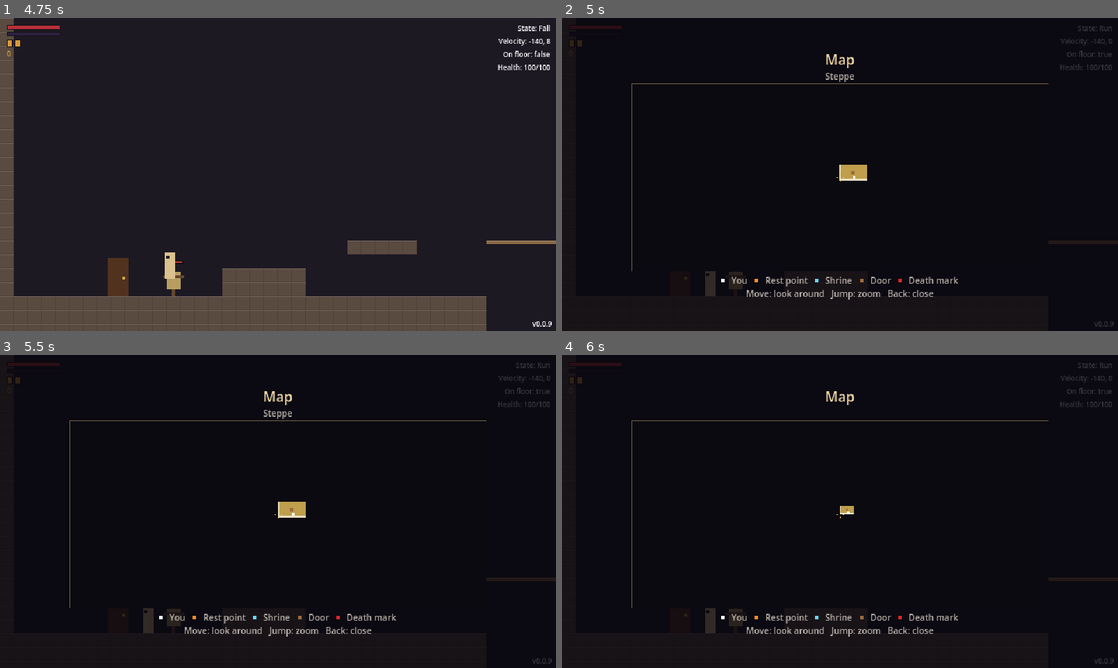
Above: before the commit, frames 1-4 (two rows, left to right).
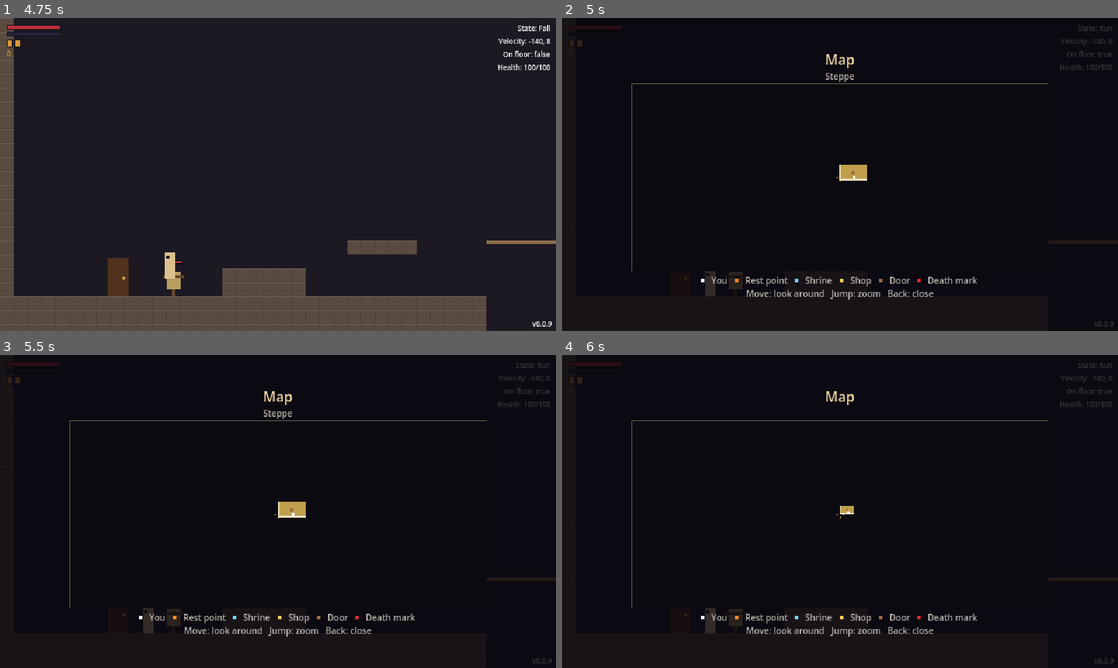
Above: after the commit, the same moments.

Repository: yuriisytnyk1996/The-Last-Sich
Game: Godot game, scene res://ui/menus/main_menu/main_menu.tscn
The game is run twice, just before and just after one commit, with the same random seed, the same clock (stepped at 60 frames per second) and the same inputs.
Inputs (mouse positions are in pixels of both pictures, inside the frame that each line leads up to):
- Up to frame 1 (4.75 s): click "New game" at 0.5 s; tap Enter at 1.25, 4.25 s; move the mouse to (400, 158) at 1.27 s; hold D (move_right) 1.28-2 s; tap E (interact) at 1.35, 3.05, 4.35 s; click (400, 158) at 1.42 s; tap Space (jump) at 1.52, 2.75, 4.52 s; drag from (166, 190) to (116, 277) at 2.02 s; move the mouse to (333, 105) at 2.77 s; hold D (move_right) 2.78-3.5 s; tap Shift (dash) at 2.85 s; click (333, 105) at 2.92 s; drag from (250, 237) to (172, 284) at 3.52 s; move the mouse to (444, 221) at 4.27 s; hold A (move_left) from 4.28 s (still down); click (444, 221) at 4.42 s
- Up to frame 2 (5 s): keep holding A (move_left); tap M (map) at 4.9 s
- Up to frame 3 (5.5 s): release A (move_left) at 5 s; drag from (278, 514) to (150, 621) at 5.02 s
- Up to frame 4 (6 s): tap Space (jump) at 5.75 s; move the mouse to (867, 511) at 5.77 s; hold S (move_down) from 5.78 s (still down); tap L (ranged) at 5.85 s; click (867, 511) at 5.92 s

Frame 1 is identical in both runs. In frame 2, 0.6% of the frame differs, in the area x 25-75%, y 82-86%; in frame 3, 0.6%; in frame 4, 0.6%.

Commit message:
feat(shops): add shop stands that sell items for currency
A shop stand holds one item at its own or the item's price. Interact
opens a buy page with the item, its price and the player's currency;
buying spends the currency, adds the item and leaves the stand empty for
good (saved). Stands already owned empty themselves for free. Shops show
as gold marks on the map, and the test house gets a shop with five items.

Diff:
--- a/levels/map/map_room.gd
+++ b/levels/map/map_room.gd
@@ -8,7 +8,7 @@
 ## player has been in are known, and the map only draws those.
 
 enum Side { NORTH, SOUTH, WEST, EAST }
-enum Mark { REST_POINT, SHRINE, DOOR, DEATH_MARK }
+enum Mark { REST_POINT, SHRINE, DOOR, DEATH_MARK, SHOP }
 
 ## An exit this close to an edge of `bounds` (px) is a door in that edge.
 const EDGE_MARGIN := 24
@@ -46,6 +46,8 @@
 			map_room.add_mark(cell, Mark.REST_POINT)
 		elif node is SkillShrine:
 			map_room.add_mark(cell, Mark.SHRINE)
+		elif node is ShopItem and not Mark.SHOP in map_room.marks.get(cell, []):
+			map_room.add_mark(cell, Mark.SHOP)
 	return map_room
 
 
--- /dev/null
+++ b/levels/objects/items/shop_item.gd
@@ -0,0 +1,53 @@
+class_name ShopItem
+extends InteractionArea
+## A shop stand with one item for sale. Pressing interact pauses the game
+## and opens a `BuyScreen` with the item, its price and the player's
+## currency. Once bought the stand is empty for good: the room saves that
+## through the `persistent` group. A stand whose item the player already
+## has (found elsewhere) empties itself when used.
+
+@export var item: Item
+## Price on this stand. Below 0 uses the item's own `price`.
+@export var price := -1
+
+var _sold := false
+
+
+func _ready() -> void:
+	super()
+	add_to_group(SaveManager.PERSISTENT_GROUP)
+
+
+func get_price() -> int:
+	return item.price if price < 0 else price
+
+
+func _activate(player: Node2D) -> void:
+	var buyer := player as Player
+	if _sold:
+		return
+	if buyer.inventory.owns(item):
+		_sell_out()
+		return
+	buyer.velocity.x = 0.0
+	var menu := PausingMenu.new()
+	menu.free_on_close = true
+	add_child(menu)
+	menu.open_screen(BuyScreen.new(item, get_price(), buyer, _sell_out))
+
+
+func get_save_data() -> Dictionary:
+	return {"sold": _sold}
+
+
+func apply_save_data(data: Dictionary) -> void:
+	if data.get("sold", false):
+		_sell_out()
+
+
+## Hides the item and the prompt; the empty stand stays.
+func _sell_out() -> void:
+	_sold = true
+	$Item.hide()
+	_show_prompt(false)
+	set_deferred(&"monitoring", false)
--- /dev/null
+++ b/levels/objects/items/shop_item.tscn
@@ -0,0 +1,34 @@
+[gd_scene format=3]
+
+[ext_resource type="Script" path="res://levels/objects/items/shop_item.gd" id="1_shop"]
+
+[sub_resource type="RectangleShape2D" id="shape_stand"]
+size = Vector2(16, 24)
+
+[node name="ShopItem" type="Area2D"]
+collision_layer = 0
+collision_mask = 2
+monitorable = false
+script = ExtResource("1_shop")
+press_interact = true
+
+[node name="Shape" type="CollisionShape2D" parent="."]
+position = Vector2(0, -12)
+shape = SubResource("shape_stand")
+
+[node name="Stand" type="ColorRect" parent="."]
+offset_left = -7.0
+offset_top = -12.0
+offset_right = 7.0
+mouse_filter = 2
+color = Color(0.42, 0.28, 0.18, 1)
+
+[node name="Item" type="Polygon2D" parent="."]
+position = Vector2(0, -18)
+color = Color(0.95, 0.8, 0.35, 1)
+polygon = PackedVector2Array(0, -5, 4, 0, 0, 5, -4, 0)
+
+[node name="Prompt" type="Polygon2D" parent="."]
+position = Vector2(0, -32)
+color = Color(0.95, 0.92, 0.8, 1)
+polygon = PackedVector2Array(-4, 3, 4, 3, 0, -3)
--- a/levels/rooms/test_house/logic.tscn
+++ b/levels/rooms/test_house/logic.tscn
@@ -4,6 +4,12 @@
 [ext_resource type="PackedScene" path="res://levels/objects/rest_point.tscn" id="4_rest"]
 [ext_resource type="PackedScene" path="res://levels/objects/skill_shrine.tscn" id="5_shrine"]
 [ext_resource type="PackedScene" path="res://levels/objects/tier_relic.tscn" id="90_relic"]
+[ext_resource type="PackedScene" path="res://levels/objects/items/shop_item.tscn" id="6_stand"]
+[ext_resource type="Resource" path="res://actors/player/items/charms/iron_cross.tres" id="7_iron_cross"]
+[ext_resource type="Resource" path="res://actors/player/items/charms/hunter_tally.tres" id="8_hunter_tally"]
+[ext_resource type="Resource" path="res://actors/player/items/charms/red_sash.tres" id="9_red_sash"]
+[ext_resource type="Resource" path="res://actors/player/items/blades/heavy_edge.tres" id="10_heavy_edge"]
+[ext_resource type="Resource" path="res://actors/player/items/keepsakes/spare_gourd.tres" id="11_spare_gourd"]
 
 [node name="Logic" type="Node2D"]
 
@@ -26,3 +32,25 @@
 
 [node name="TierRelic" parent="." instance=ExtResource("90_relic")]
 position = Vector2(560, 320)
+
+[node name="Shop" type="Node2D" parent="."]
+
+[node name="IronCross" parent="Shop" instance=ExtResource("6_stand")]
+position = Vector2(144, 320)
+item = ExtResource("7_iron_cross")
+
+[node name="HunterTally" parent="Shop" instance=ExtResource("6_stand")]
+position = Vector2(184, 320)
+item = ExtResource("8_hunter_tally")
+
+[node name="RedSash" parent="Shop" instance=ExtResource("6_stand")]
+position = Vector2(224, 320)
+item = ExtResource("9_red_sash")
+
+[node name="HeavyEdge" parent="Shop" instance=ExtResource("6_stand")]
+position = Vector2(264, 320)
+item = ExtResource("10_heavy_edge")
+
+[node name="SpareGourd" parent="Shop" instance=ExtResource("6_stand")]
+position = Vector2(504, 320)
+item = ExtResource("11_spare_gourd")
--- a/ui/menus/map/map_screen.gd
+++ b/ui/menus/map/map_screen.gd
@@ -9,6 +9,7 @@
 	["You", MapView.PLAYER_COLOR],
 	["Rest point", MapView.MARK_COLORS[MapRoom.Mark.REST_POINT]],
 	["Shrine", MapView.MARK_COLORS[MapRoom.Mark.SHRINE]],
+	["Shop", MapView.MARK_COLORS[MapRoom.Mark.SHOP]],
 	["Door", MapView.MARK_COLORS[MapRoom.Mark.DOOR]],
 	["Death mark", MapView.MARK_COLORS[MapRoom.Mark.DEATH_MARK]],
 ]
--- a/ui/menus/map/map_view.gd
+++ b/ui/menus/map/map_view.gd
@@ -25,6 +25,7 @@
 	MapRoom.Mark.SHRINE: Color(0.4, 0.85, 0.95),
 	MapRoom.Mark.DOOR: Color(0.62, 0.42, 0.25),
 	MapRoom.Mark.DEATH_MARK: Color(0.9, 0.15, 0.15),
+	MapRoom.Mark.SHOP: Color(0.95, 0.8, 0.35),
 }
 ## One cell on screen (px), per zoom level. Same shape as a map cell.
 const ZOOMS: Array[Vector2] = [Vector2(32, 18), Vector2(16, 9)]
--- /dev/null
+++ b/ui/menus/shop/buy_screen.gd
@@ -0,0 +1,41 @@
+class_name BuyScreen
+extends MenuScreen
+## A shop stand's page: the item, what it does, its price and the
+## player's currency. "Buy" pays with the wallet, adds the item to the
+## inventory, calls `on_bought` and closes the menu. "Leave" is focused
+## first, so a stray press of accept buys nothing.
+
+var _item: Item
+var _price: int
+var _player: Player
+var _on_bought: Callable
+
+
+func _init(item: Item, price: int, player: Player, on_bought: Callable) -> void:
+	_item = item
+	_price = price
+	_player = player
+	_on_bought = on_bought
+
+
+func _build() -> void:
+	add_title(_item.title)
+	add_text(Item.kind_name(_item.kind))
+	add_gap(2)
+	add_text(_item.description)
+	add_gap()
+	add_text("Price: %d    You have: %d" % [_price, _player.wallet.amount])
+	add_gap()
+	add_button("Leave", go_back)
+	var buy := add_button("Buy", _buy)
+	if _player.wallet.amount < _price:
+		buy.text = "Not enough currency"
+		buy.disabled = true
+
+
+func _buy() -> void:
+	if not _player.wallet.spend(_price):
+		return
+	_player.inventory.add(_item)
+	_on_bought.call()
+	menu.close()
Not shown, added: levels/objects/items/shop_item.gd.uid
Not shown, added: ui/menus/shop/buy_screen.gd.uid
Not shown, changed: docs/.vitepress/config.mts
Not shown, changed: docs/guide/project-structure.md
Not shown, changed: docs/roadmap.md
Not shown, changed: docs/systems/currency.md
Not shown, changed: docs/systems/inventory.md
Not shown, changed: docs/systems/map.md
Not shown, changed: docs/systems/menus.md
Not shown, added: docs/systems/shops.md
